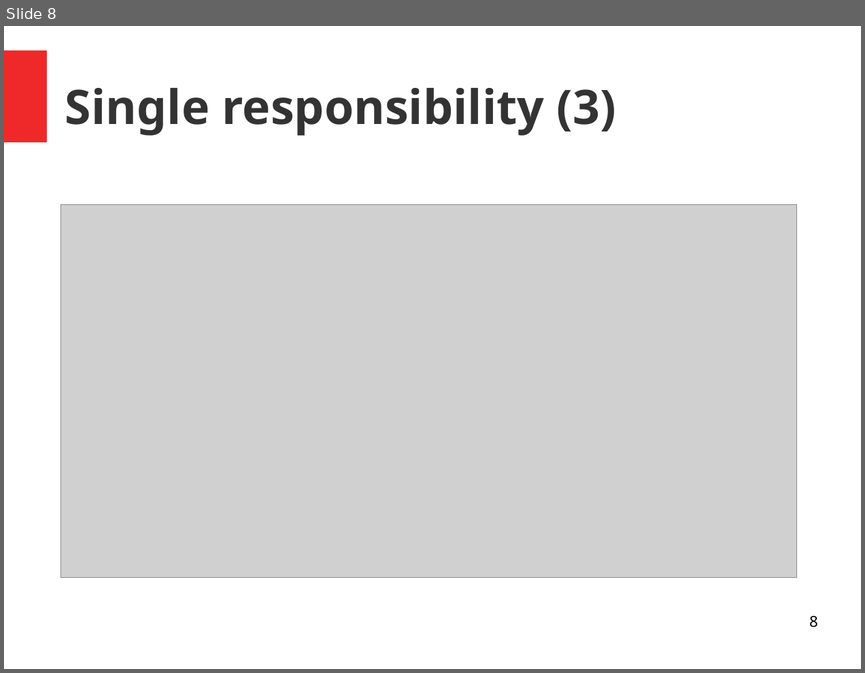
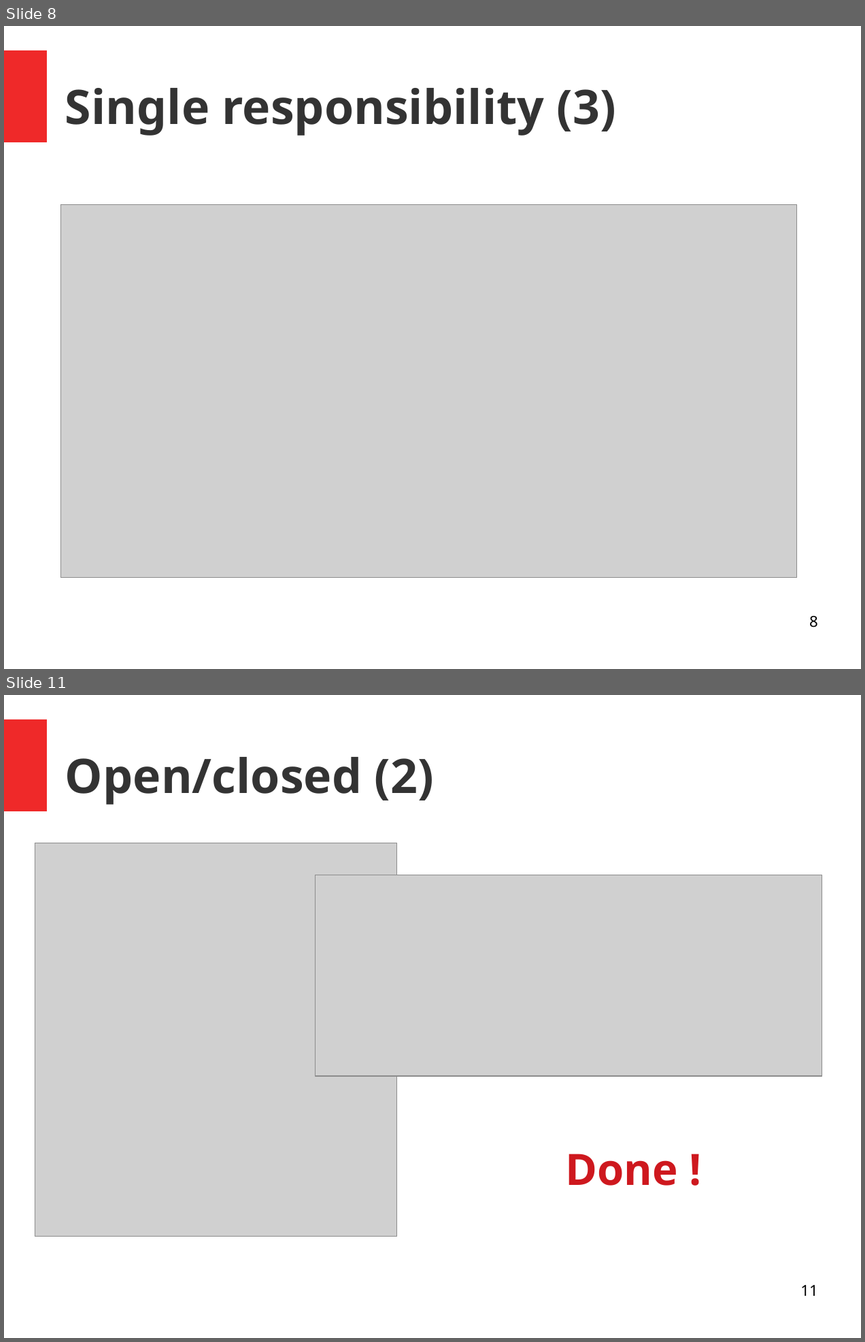
Before and after one commit to mmazepa/zjprog_egzamin, a slide deck: prezentacja/prezentacja.odp. Shown one above the other, each under a label of ours: slide 8 before the commit, slides 8 and 11 after it; the slides between them are not shown. The pictures are 865x673 and 865x1342 pixels, drawn with LibreOffice and Linux fonts; fonts in the diff are those of the drawing; grey boxes stand for pictures. Boxes give left, top, right and bottom in pixels: in the first picture for what was removed or moved away, otherwise in the second. Text is boxed around its words. In the diff, an @@ line names an element or a change of style, - is before the commit and + after.

```diff
--- a/prezentacja/prezentacja.odp
+++ b/prezentacja/prezentacja.odp
@@ slide 11 added at [4, 695, 861, 1338], background #FFFFFF; not listed: 1 template element that a slide beside it also shows @@
@@ title added at [65, 757, 434, 804], 44 pt, text #333333, bold @@
+Open/closed (2)
@@ picture added at [35, 843, 398, 1236] @@
@@ picture added at [315, 875, 822, 1076] @@
@@ text added at [566, 1153, 678, 1185], 40 pt, text #CE181E, bold @@
+Done !
@@ page number added at [800, 1285, 817, 1295], 14 pt, text #000000 @@
+11
```
Also in this commit, not shown: 1 slide changed, 2 other slides added.
